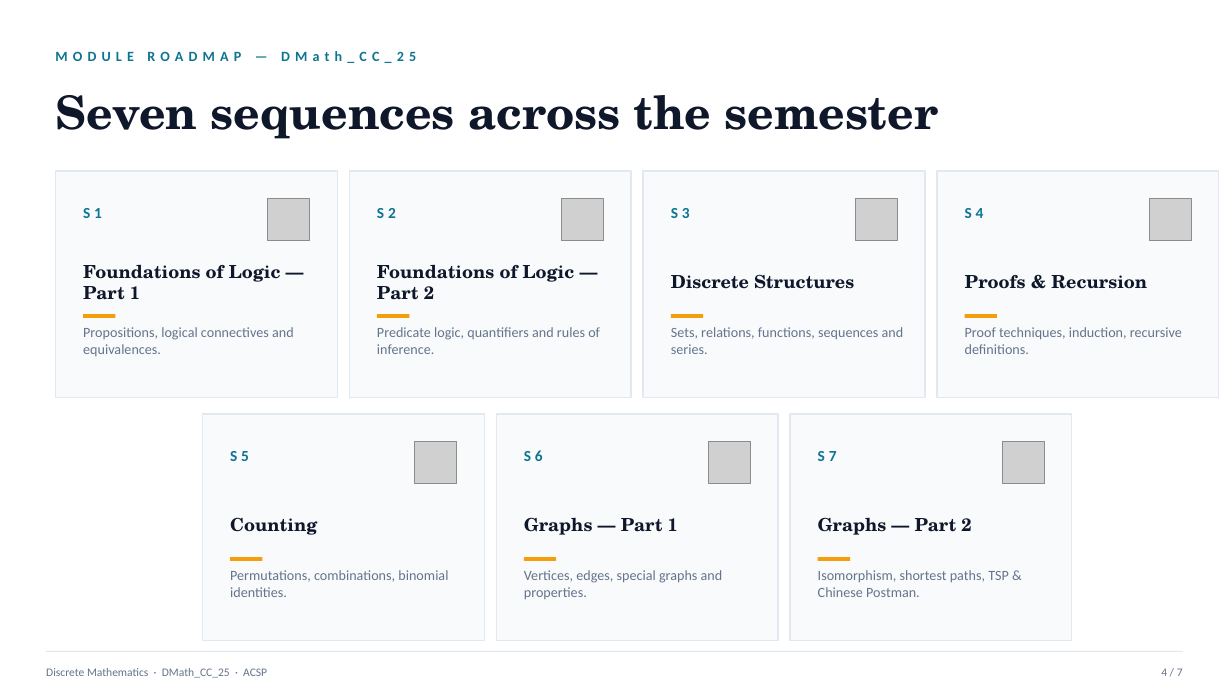
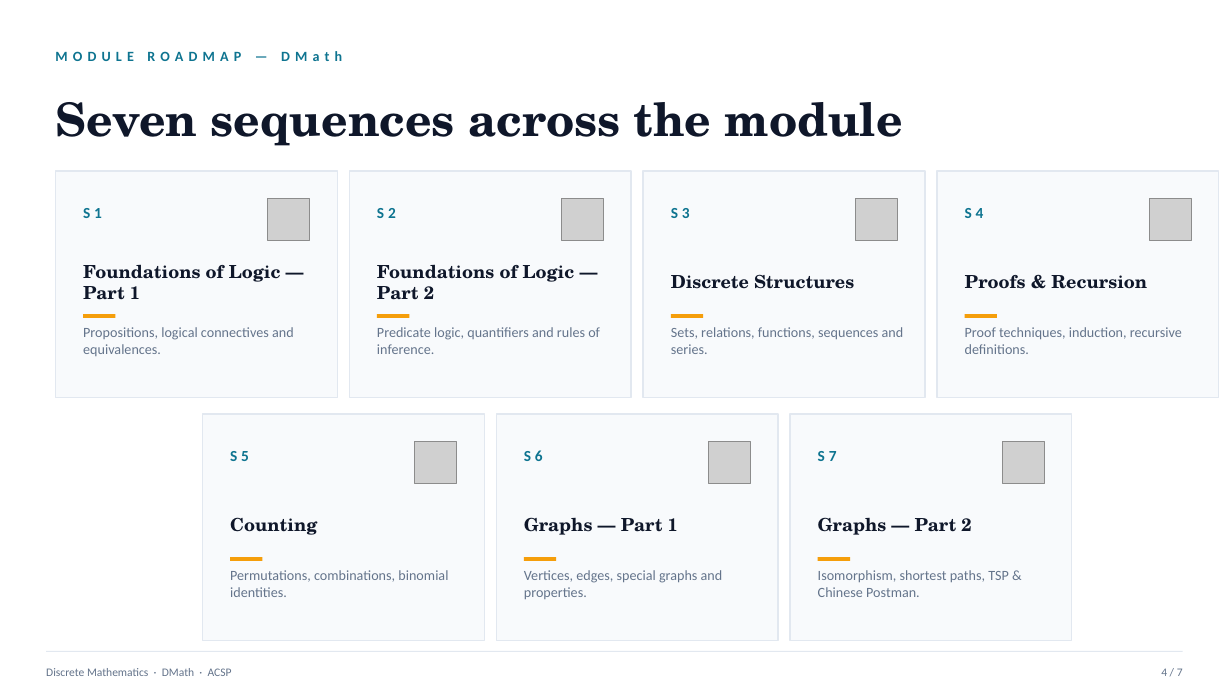
Before and after one commit to elhadiq/Discrete_mathematics, a slide deck: slide 4 of Presentation/Discrete_Math_ACSP_FirstMeeting.pptx. Drawn at 1232x693 pixels with LibreOffice and Linux fonts; fonts in the diff are those of the drawing; grey boxes stand for pictures. Boxes give left, top, right and bottom in pixels: in the first picture for what was removed or moved away, otherwise in the second. Text is boxed around its words. In the diff, an @@ line names an element or a change of style, - is before the commit and + after.

```diff
--- a/Presentation/Discrete_Math_ACSP_FirstMeeting.pptx
+++ b/Presentation/Discrete_Math_ACSP_FirstMeeting.pptx
@@ text at [55,51,342,61]: text changed @@
-MODULE ROADMAP — DMath_CC_25
+MODULE ROADMAP — DMath
@@ text at [55,102,903,146]: text changed @@
-Seven sequences across the semester
+Seven sequences across the module
@@ text at [46,668,232,676]: text changed @@
-Discrete Mathematics · DMath_CC_25 · ACSP
+Discrete Mathematics · DMath · ACSP
```
Also in this commit, not shown: 6 other slides changed, 11 other files.
